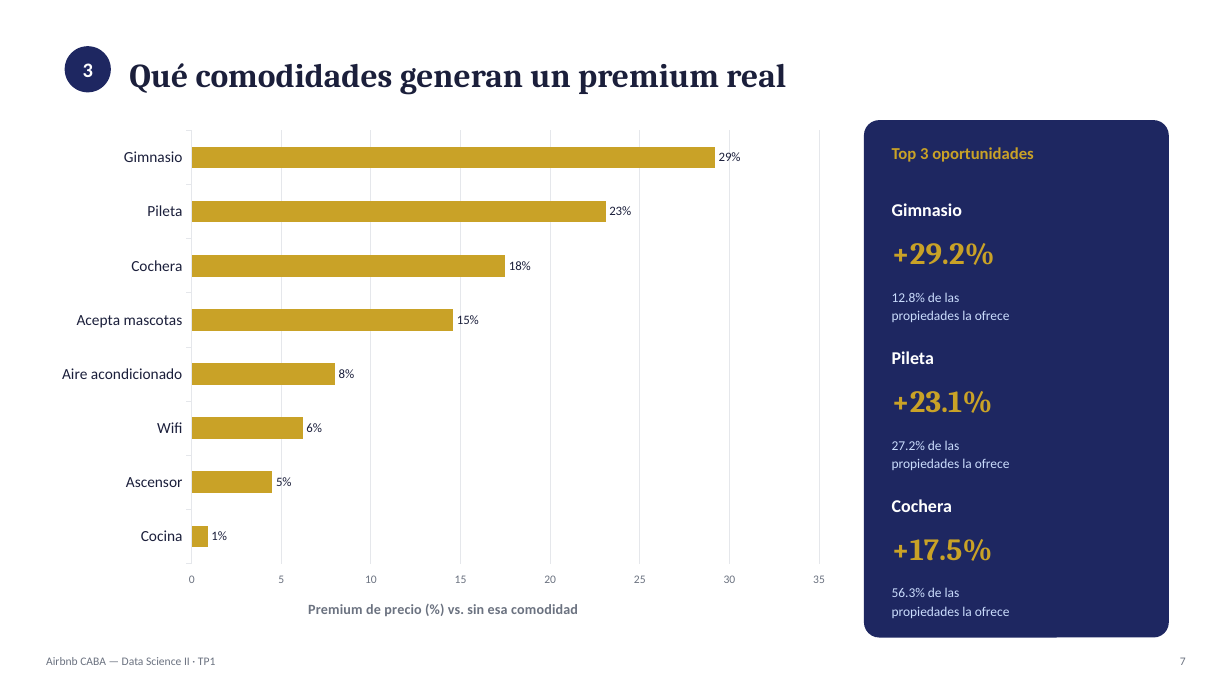
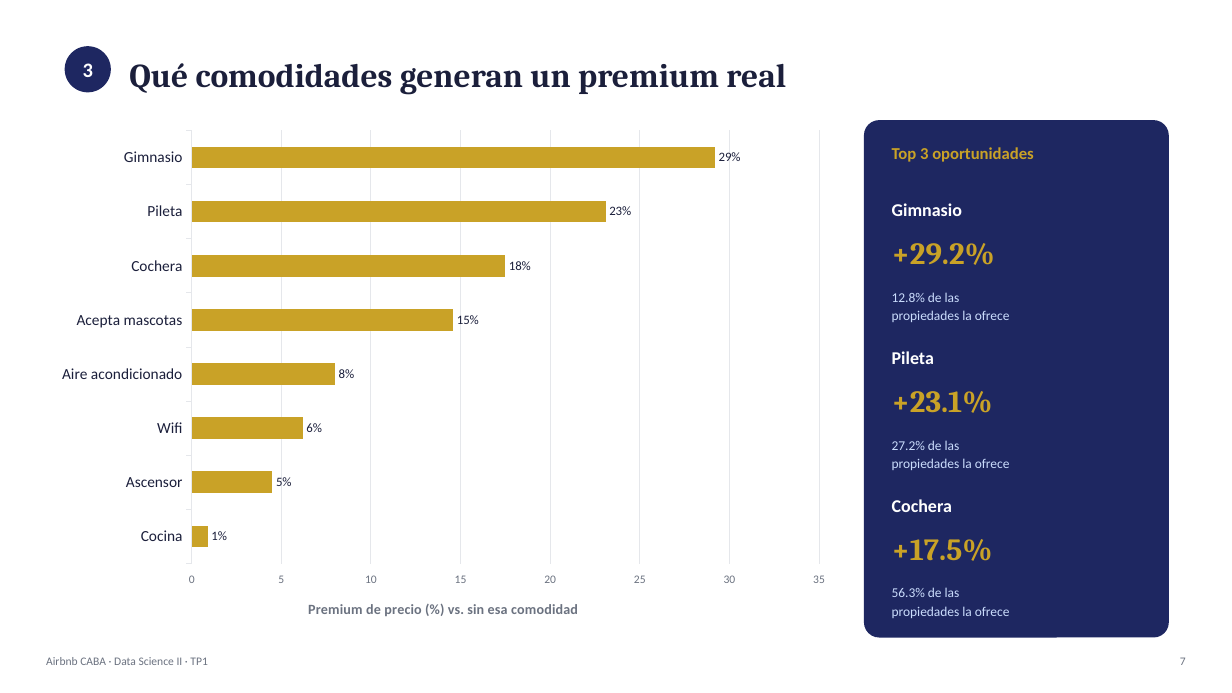
Before and after one commit to sofidemier/PreentregaDSII-Algamiz, a slide deck: slide 7 of Preentrega - Sofia Algamiz.pptx. Drawn at 1232x693 pixels with LibreOffice and Linux fonts; fonts in the diff are those of the drawing. Boxes give left, top, right and bottom in pixels: in the first picture for what was removed or moved away, otherwise in the second. Text is boxed around its words. In the diff, an @@ line names an element or a change of style, - is before the commit and + after.

```diff
--- a/Preentrega - Sofia Algamiz.pptx
+++ b/Preentrega - Sofia Algamiz.pptx
@@ text at <box>46,657,207,665</box>: text changed @@
-Airbnb CABA — Data Science II · TP1
+Airbnb CABA · Data Science II · TP1
```
Also in this commit, not shown: 10 other slides changed, 1 slide removed, 1 other file.
